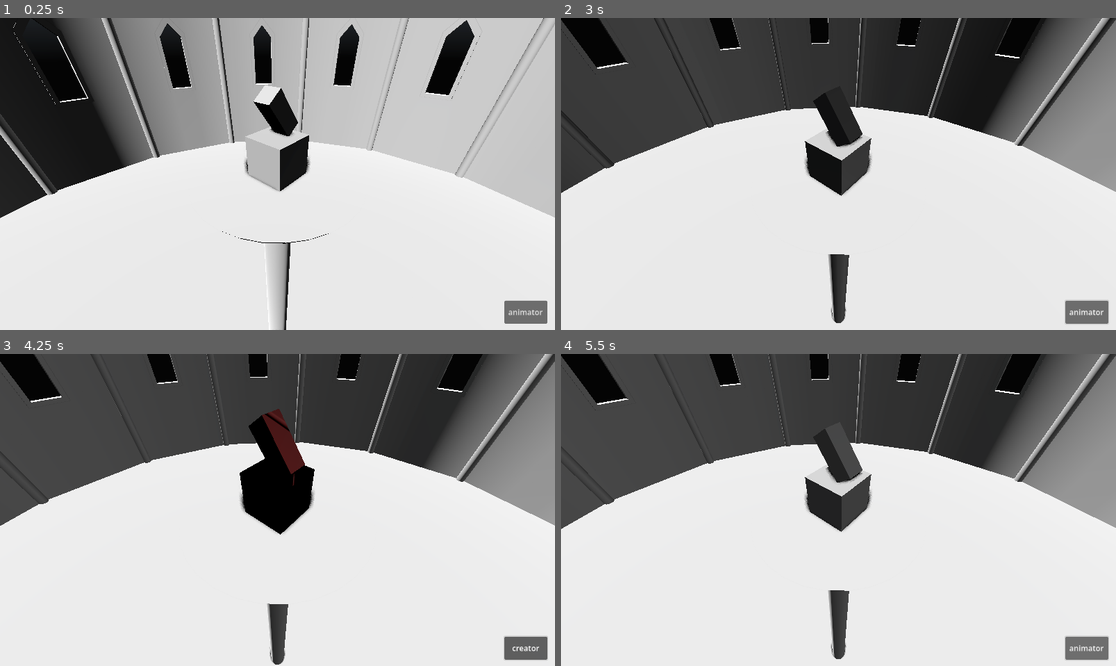
Above: before the commit, frames 1-4 (two rows, left to right).
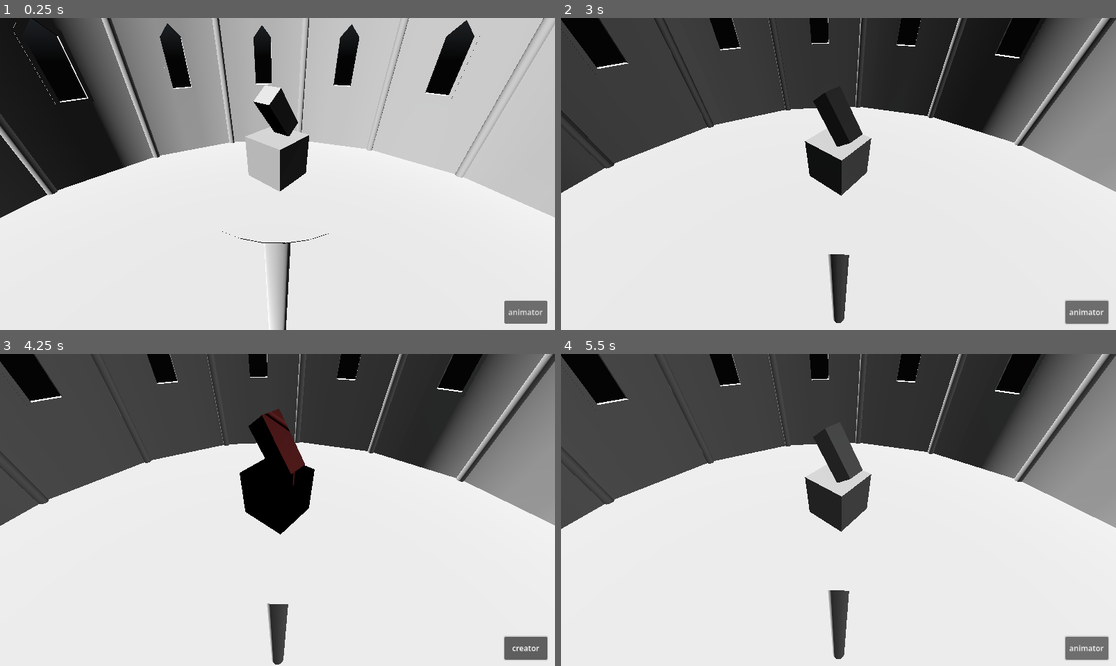
Above: after the commit, the same moments.

Repository: bigCodeArthur/Builder_rogue_like
Game: Godot game, scene res://BuilderTest.tscn
Two runs of this game, one before a commit and one after it. Both use one fixed random seed, a clock stepped at 60 frames per second and the inputs below. A sky picture missing from this copy of the repository is replaced by a grey-blue gradient.
Inputs (mouse positions are in pixels of both pictures, inside the frame that each line leads up to):
- Up to frame 1 (0.25 s): no input
- Up to frame 2 (3 s): click "animator" at 0.5 s; click "creator" at 1.25 s; tap Enter (ui_accept) at 2, 2.27 s; move the mouse to (960, 158) at 2.02 s; hold Right (ui_right) 2.03-2.78 s; hold Middle mouse button (cam_move) 2.03-2.78 s; move the mouse to (810, 174) at 2.77 s; hold Up (ui_up) from 2.78 s (still down); tap Shift (shift) at 2.85 s
- Up to frame 3 (4.25 s): tap Enter (ui_accept) at 3.02 s; move the mouse to (333, 441) at 3.52 s; release Up (ui_up) at 3.53 s; hold Right (ui_right) from 3.53 s (still down); tap Mouse wheel up (zoom_in) at 3.6 s
- Up to frame 4 (5.5 s): tap Enter (ui_accept) at 4.25, 4.52, 5.27 s; move the mouse to (810, 572) at 4.27 s; release Right (ui_right) at 4.28 s; hold Up (ui_up) 4.28-5.03 s; tap Mouse wheel down (zoom_out) at 4.35 s; move the mouse to (1005, 556) at 5.02 s; hold Left (ui_left) from 5.03 s (still down); hold Middle mouse button (cam_move) from 5.03 s (still down)

The runs differ from the first frame. In frame 1, 0.1% of the frame differs, in the area x 43-56%, y 35-56%; in frame 2, 0.2%; in frame 3, 0.1%; in frame 4, 0.2%, in the area x 43-57%, y 36-98%.

Commit message:
feature: added reflection probe to builder test

Diff:
--- a/BuilderTest.tscn
+++ b/BuilderTest.tscn
@@ -21,7 +21,6 @@
 background_energy_multiplier = 0.2
 sky = SubResource("Sky_t1fpa")
 ssr_enabled = true
-ssao_enabled = true
 ssao_radius = 2.74
 ssao_intensity = 16.0
 ssao_power = 0.36222616
